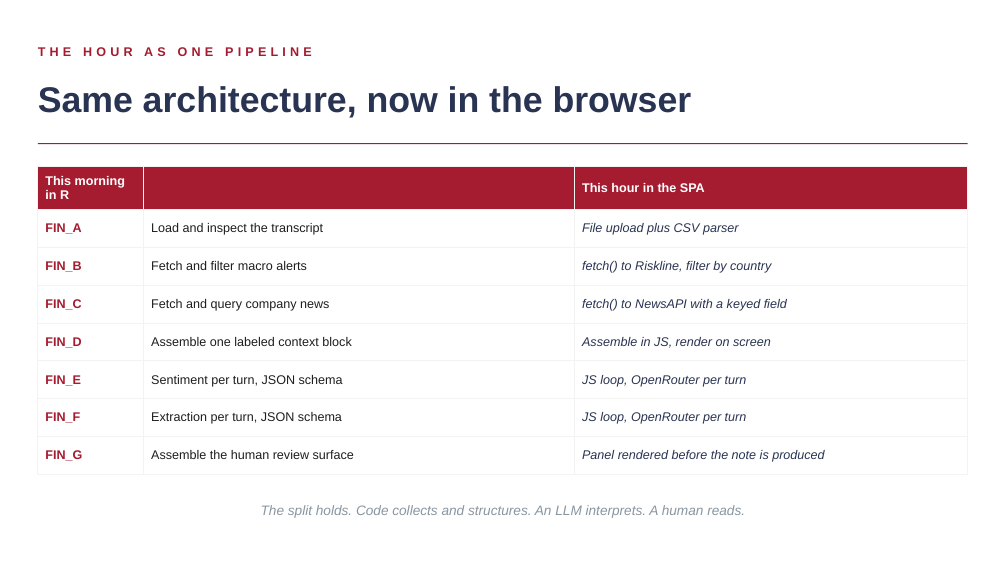
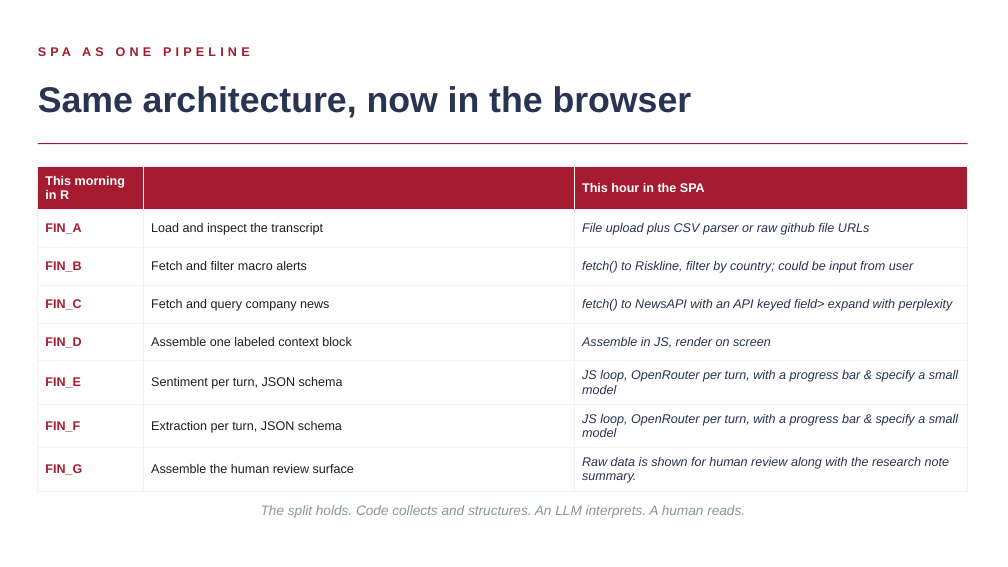
Before and after one commit to kwartler/vienna-genai-finance-course, a slide deck: slide 2 of lessons/day2-finance/C_Day2_Finance_SPA_Build.pptx. Drawn at 1008x567 pixels with LibreOffice and Linux fonts; fonts in the diff are those of the drawing. Boxes give left, top, right and bottom in pixels: in the first picture for what was removed or moved away, otherwise in the second. Text is boxed around its words. In the diff, an @@ line names an element or a change of style, - is before the commit and + after.

Commit message:
day 2 fin c pptx finish

```diff
--- a/lessons/day2-finance/C_Day2_Finance_SPA_Build.pptx
+++ b/lessons/day2-finance/C_Day2_Finance_SPA_Build.pptx
@@ text at <box>38,47,250,56</box>: text changed @@
-THE HOUR AS ONE PIPELINE
+SPA AS ONE PIPELINE
@@ table at <box>38,166,968,499</box> @@
-row 2, column 3: File upload plus CSV parser
+row 2, column 3: File upload plus CSV parser or raw github file URLs
-row 3, column 3: fetch() to Riskline, filter by country
+row 3, column 3: fetch() to Riskline, filter by country; could be input from user
-row 4, column 3: fetch() to NewsAPI with a keyed field
+row 4, column 3: fetch() to NewsAPI with an API keyed field> expand with perplexity
-row 6, column 3: JS loop, OpenRouter per turn
+row 6, column 3: JS loop, OpenRouter per turn, with a progress bar & specify a small model
-row 7, column 3: JS loop, OpenRouter per turn
+row 7, column 3: JS loop, OpenRouter per turn, with a progress bar & specify a small model
-row 8, column 3: Panel rendered before the note is produced
+row 8, column 3: Raw data is shown for human review along with the research note summary.
```
Also in this commit, not shown: 15 other slides changed.
